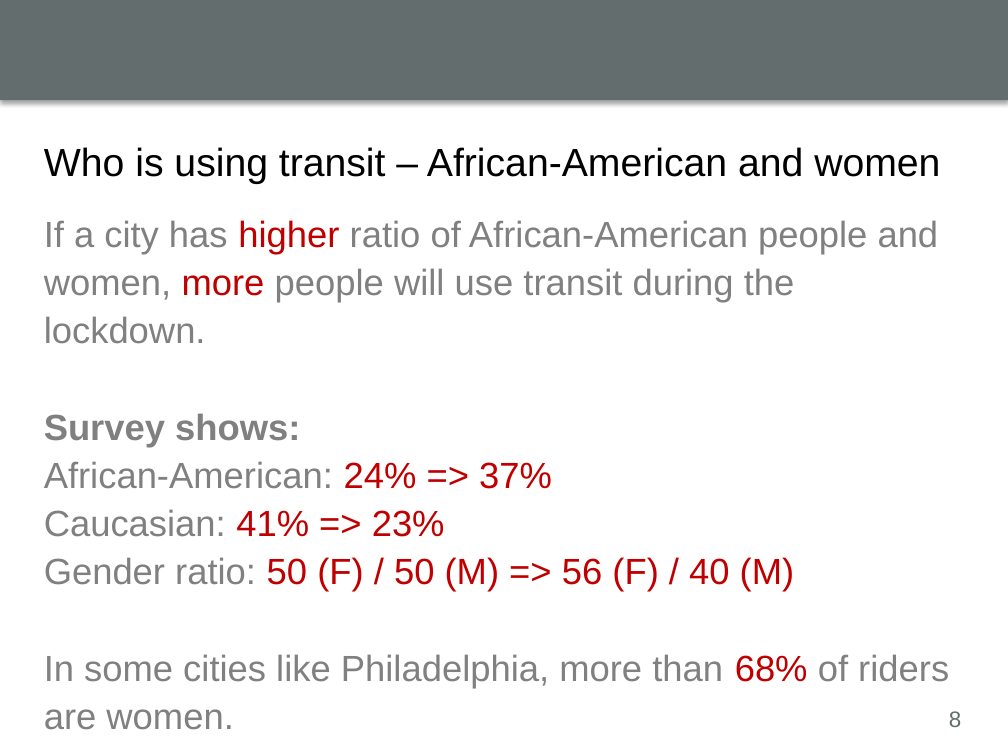
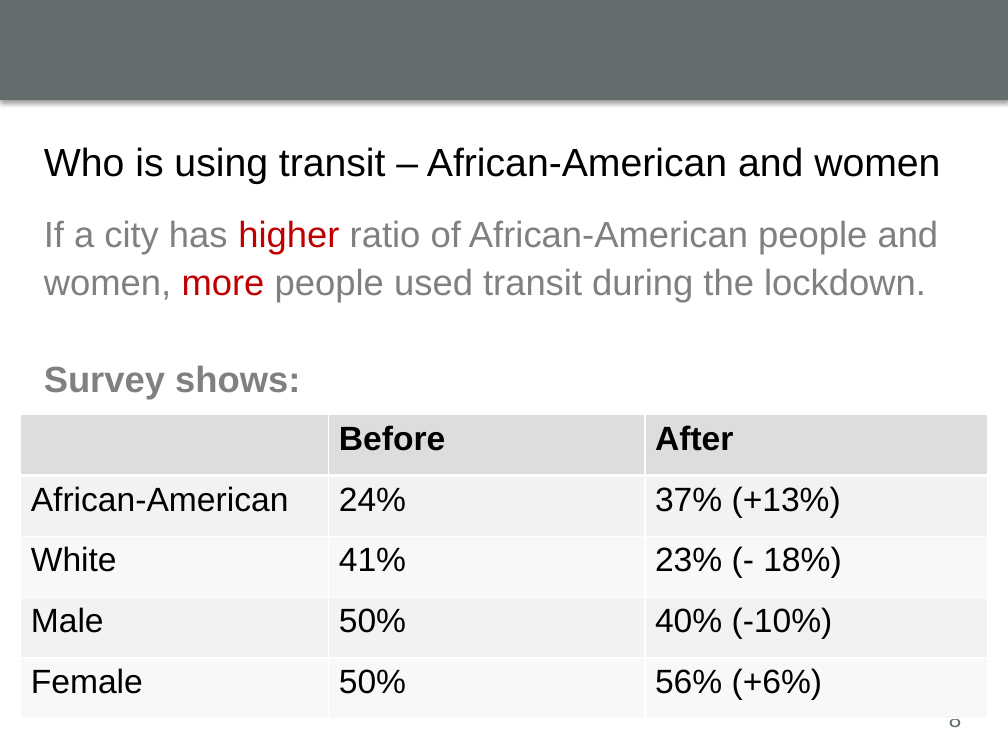
Before and after one commit to luyuliu/COVID-Transit-Demand, a slide deck: slide 8 of doc/lightning_talk.pptx. Drawn at 1008x756 pixels with LibreOffice and Linux fonts; fonts in the diff are those of the drawing; background and template pictures are left out. Boxes give left, top, right and bottom in pixels: in the first picture for what was removed or moved away, otherwise in the second. Text is boxed around its words. In the diff, an @@ line names an element or a change of style, - is before the commit and + after.

```diff
--- a/doc/lightning_talk.pptx
+++ b/doc/lightning_talk.pptx
@@ text at [44, 220, 939, 303]: text changed @@
-If a city has higher ratio of African-American people and women, more people will use transit during the lockdown.
+If a city has higher ratio of African-American people and women, more people used transit during the lockdown.
@@ table added at [21, 414, 989, 719], 5 rows, 3 columns @@
+ | Before | After
+African-American | 24% | 37% (+13%)
+White | 41% | 23% (- 18%)
+Male | 50% | 40% (-10%)
+Female | 50% | 56% (+6%)
@@ text at [44, 461, 949, 688]: paragraphs removed @@
-African-American: 24% => 37%
-Caucasian: 41% => 23%
-Gender ratio: 50 (F) / 50 (M) => 56 (F) / 40 (M)
-In some cities like Philadelphia, more than 68% of riders are women.
```
Also in this commit, not shown: 5 other slides changed.
